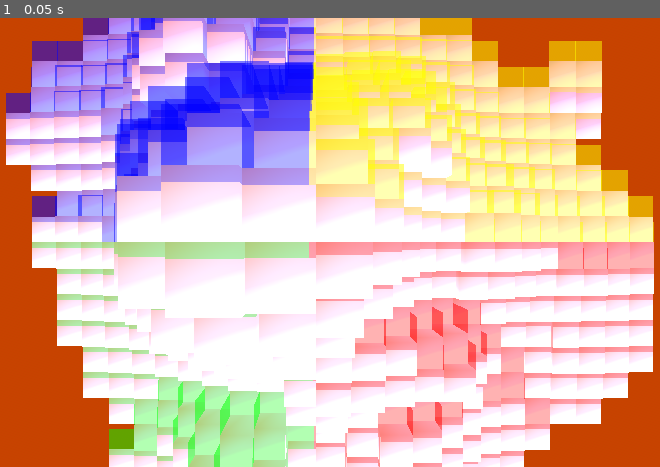
Above: before the commit, frame 1.
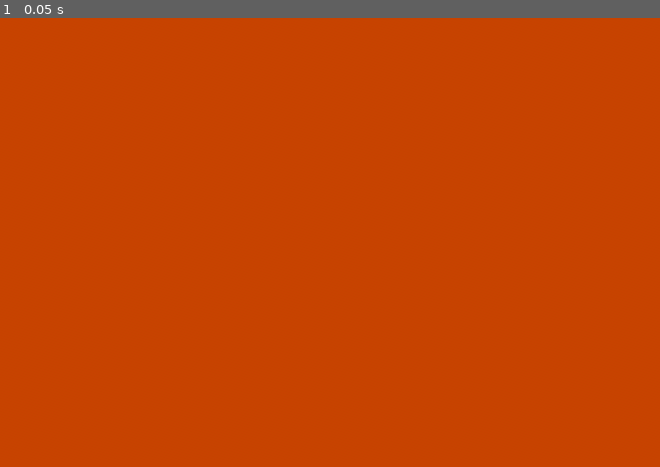
Above: after the commit, the same moment.

Repository: albusdemens/mangrove
Game: Godot game, scene res://scene_2.tscn
Same seed, same stepped clock (60 frames per second), same inputs: the game is played once before the commit and once after it.
Inputs:
- Up to frame 1 (0.05 s): no input

The runs differ from the first frame. In frame 1, 84% of the frame differs, in the area x 0-100%, y 0-100%.

Commit message:
<add>:: added script to split mountain in 4

Diff:
--- /dev/null
+++ b/scenes/scene2/mountain.gd
@@ -0,0 +1,2 @@
+@tool
+extends "res://scripts/MountainQuadrants.gd"
--- a/scenes/scene2/scene_2.tscn
+++ b/scenes/scene2/scene_2.tscn
@@ -1,49 +1,8 @@
-[gd_scene load_steps=10 format=3 uid="uid://c8e6c3t2yj84p"]
+[gd_scene load_steps=9 format=3 uid="uid://c8e6c3t2yj84p"]
 
 [ext_resource type="ArrayMesh" uid="uid://d1vs8udvi0obh" path="res://models/godot_mountain.obj" id="2_ogt5y"]
 [ext_resource type="Shader" uid="uid://babp71s1wsreb" path="res://shaders/scene_2.gdshader" id="2_oq54p"]
-[ext_resource type="Script" uid="uid://b1mhbl4fwl2g7" path="res://scripts/MountainQuadrants.gd" id="3_oq54p"]
-
-[sub_resource type="GDScript" id="GDScript_ogt5y"]
-script/source = "extends Node3D
-
-func _ready():
-	var mountain = $Mountain  # Adjust to match your node path
-
-	# Create a new shader material
-	var material = ShaderMaterial.new()
-	var shader = Shader.new()
-
-	# Define shader with origin adjustment
-	shader.code = \"\"\"
-shader_type spatial;
-
-void fragment() {
-	// Get vertex position relative to model center
-	vec3 pos = VERTEX;
-
-	// Create quadrants with very clear colors
-	if (pos.x < 0.0 && pos.z < 0.0) {
-		ALBEDO = vec3(1.0, 0.0, 0.0); // Pure red
-	} else if (pos.x >= 0.0 && pos.z < 0.0) {
-		ALBEDO = vec3(0.0, 1.0, 0.0); // Pure green
-	} else if (pos.x < 0.0 && pos.z >= 0.0) {
-		ALBEDO = vec3(0.0, 0.0, 1.0); // Pure blue
-	} else {
-		ALBEDO = vec3(1.0, 1.0, 0.0); // Yellow
-	}
-}
-\"\"\"
-
-	# Assign shader to material
-	material.shader = shader
-
-	# Apply material to mountain mesh
-	mountain.material_override = material
-
-	# Debug message
-	print(\"Applied quadrant shader with pure colors\")
-"
+[ext_resource type="Script" uid="uid://1m8jngj6ycxg" path="res://mountain.gd" id="3_oq54p"]
 
 [sub_resource type="ProceduralSkyMaterial" id="ProceduralSkyMaterial_ogt5y"]
 sky_top_color = Color(1, 0.960784, 0.619608, 1)
@@ -76,7 +35,6 @@
 shader_parameter/contour_thickness = 0.005
 
 [node name="Scene2" type="Node3D"]
-script = SubResource("GDScript_ogt5y")
 
 [node name="WorldEnvironment" type="WorldEnvironment" parent="."]
 environment = SubResource("Environment_8dwar")
@@ -99,6 +57,7 @@
 
 [node name="Mountain" type="MeshInstance3D" parent="."]
 transform = Transform3D(20, 0, 0, 0, 2.38498e-07, 20, 0, -20, 2.38498e-07, 0, 0, 0)
+visible = false
 material_override = SubResource("StandardMaterial3D_3r24c")
 material_overlay = SubResource("ShaderMaterial_c5w0c")
 mesh = ExtResource("2_ogt5y")
--- a/scenes/scene2/scripts/MountainQuadrants.gd
+++ b/scenes/scene2/scripts/MountainQuadrants.gd
@@ -1,3 +1,4 @@
+@tool  # Add this at the very top
 extends MeshInstance3D
 
 @export var band1_normal: Vector3 = Vector3(1, 0, 0).normalized()
@@ -16,6 +17,19 @@
 
 func _ready():
 	find_highest_point()
+	apply_quadrant_overlay()
+
+# Add this to update when exported properties change in editor
+func _validate_property(property):
+	if property.name in ["band1_normal", "band2_normal", "overlay_opacity"]:
+		if Engine.is_editor_hint():
+			call_deferred("recreate_overlay")
+
+# Add this to recreate overlay when properties change
+func recreate_overlay():
+	var overlay = find_child("QuadrantOverlay")
+	if overlay:
+		overlay.queue_free()
 	apply_quadrant_overlay()
 
 func find_highest_point():
@@ -46,10 +60,6 @@
 				if world_pos.y > highest_y:
 					highest_y = world_pos.y
 					highest_point = world_pos
-
-			print("Highest point found at: ", highest_point)
-		else:
-			print("No vertices found in mesh")
 
 func apply_quadrant_overlay():
 	var overlay = MeshInstance3D.new()
@@ -102,7 +112,10 @@
 	overlay.position += Vector3(0, 0.02, 0)
 
 	add_child(overlay)
-	print("Added quadrant overlay")
+
+	# Make visible in editor
+	if Engine.is_editor_hint():
+		overlay.owner = get_tree().edited_scene_root
 
 func get_quadrant(world_position: Vector3) -> int:
 	var local_pos = global_transform.inverse() * world_position
--- /dev/null
+++ b/scenes/scene2/scripts/QuadrantsLookAndLogic.gd
@@ -0,0 +1,214 @@
+@tool
+extends Node3D
+
+# Configurable stripe properties
+@export var stripe_color: Color = Color(1.0, 1.0, 1.0, 0.8)  # White with transparency
+@export var stripe_width: float = 0.2  # Width of the stripe lines
+@export var quadrant_colors: Dictionary = {
+	"northwest": Color(1.0, 0.0, 0.0, 0.3),   # Red
+	"northeast": Color(0.0, 1.0, 0.0, 0.3),   # Green
+	"southwest": Color(0.0, 0.0, 1.0, 0.3),   # Blue
+	"southeast": Color(1.0, 1.0, 0.0, 0.3)    # Yellow
+}
+@export var show_quadrant_overlays: bool = true
+@export var show_labels: bool = true
+
+# Store quadrant information
+var quadrants = {}
+var mountain_top_y = 0.0
+var center_x = 0.0
+var center_z = 0.0
+
+# Visual elements for quadrants
+var quadrant_visuals = {}
+
+func _ready():
+	setup_quadrants()
+	create_visual_separators()
+
+func setup_quadrants():
+	# Get the mountain's bounding box
+	var mountain = $Mountain
+	if not mountain or not mountain.mesh:
+		return  # Safety check for editor
+
+	var aabb = mountain.mesh.get_aabb()
+	mountain_top_y = aabb.end.y
+	center_x = aabb.get_center().x
+	center_z = aabb.get_center().z
+
+	# Define quadrant boundaries
+	quadrants["northwest"] = {
+		"min_x": aabb.position.x,
+		"max_x": center_x,
+		"min_z": aabb.position.z,
+		"max_z": center_z
+	}
+
+	quadrants["northeast"] = {
+		"min_x": center_x,
+		"max_x": aabb.end.x,
+		"min_z": aabb.position.z,
+		"max_z": center_z
+	}
+
+	quadrants["southwest"] = {
+		"min_x": aabb.position.x,
+		"max_x": center_x,
+		"min_z": center_z,
+		"max_z": aabb.end.z
+	}
+
+	quadrants["southeast"] = {
+		"min_x": center_x,
+		"max_x": aabb.end.x,
+		"min_z": center_z,
+		"max_z": aabb.end.z
+	}
+
+func create_visual_separators():
+	# Create a material for the divider lines
+	var line_material = StandardMaterial3D.new()
+	line_material.albedo_color = stripe_color
+	line_material.shading_mode = BaseMaterial3D.SHADING_MODE_UNSHADED
+
+	# Get mountain bounds for line sizing
+	var mountain = $Mountain
+	if not mountain or not mountain.mesh:
+		return
+
+	var aabb = mountain.mesh.get_aabb()
+	var size_x = aabb.size.x * 1.2  # Make lines 20% longer than mountain
+	var size_z = aabb.size.z * 1.2
+
+	# Create vertical line (North-South)
+	var vertical_line = MeshInstance3D.new()
+	var vertical_mesh = BoxMesh.new()
+	vertical_mesh.size = Vector3(stripe_width, 0.1, size_z)
+	vertical_line.mesh = vertical_mesh
+	vertical_line.material_override = line_material
+	vertical_line.position = Vector3(center_x, mountain_top_y + 0.05, center_z)
+	add_child(vertical_line)
+
+	# Make it visible in editor
+	if Engine.is_editor_hint():
+		vertical_line.owner = get_tree().edited_scene_root
+
+	# Create horizontal line (East-West)
+	var horizontal_line = MeshInstance3D.new()
+	var horizontal_mesh = BoxMesh.new()
+	horizontal_mesh.size = Vector3(size_x, 0.1, stripe_width)
+	horizontal_line.mesh = horizontal_mesh
+	horizontal_line.material_override = line_material
+	horizontal_line.position = Vector3(center_x, mountain_top_y + 0.05, center_z)
+	add_child(horizontal_line)
+
+	# Make it visible in editor
+	if Engine.is_editor_hint():
+		horizontal_line.owner = get_tree().edited_scene_root
+
+	# Create quadrant overlays if enabled
+	if show_quadrant_overlays:
+		create_quadrant_overlays()
+
+func create_quadrant_overlays():
+	# Clear existing overlays
+	for quad_name in quadrant_visuals:  # Changed from "name" to "quad_name"
+		if quadrant_visuals[quad_name]:
+			quadrant_visuals[quad_name].queue_free()
+	quadrant_visuals.clear()
+
+	for quadrant_name in quadrants:
+		var q = quadrants[quadrant_name]
+
+		# Create a quad mesh for the quadrant overlay
+		var overlay = MeshInstance3D.new()
+		var mesh = PlaneMesh.new()
+
+		# Calculate size
+		var width = abs(q.max_x - q.min_x)
+		var depth = abs(q.max_z - q.min_z)
+		mesh.size = Vector2(width, depth)
+
+		# Create material
+		var material = StandardMaterial3D.new()
+		material.albedo_color = quadrant_colors.get(quadrant_name, Color.GRAY)
+		material.transparency = BaseMaterial3D.TRANSPARENCY_ALPHA
+		material.shading_mode = BaseMaterial3D.SHADING_MODE_UNSHADED
+
+		overlay.mesh = mesh
+		overlay.material_override = material
+
+		# Position at center of quadrant
+		var center_pos = Vector3(
+			(q.min_x + q.max_x) / 2,
+			mountain_top_y + 0.02,
+			(q.min_z + q.max_z) / 2
+		)
+		overlay.position = center_pos
+		overlay.rotate_x(deg_to_rad(-90))
+
+		add_child(overlay)
+
+		# Make visible in editor
+		if Engine.is_editor_hint():
+			overlay.owner = get_tree().edited_scene_root
+
+		quadrant_visuals[quadrant_name] = overlay
+
+		# Add labels if enabled
+		if show_labels:
+			var label = Label3D.new()
+			label.text = quadrant_name
+			label.position = center_pos + Vector3(0, 5, 0)
+			label.billboard = BaseMaterial3D.BILLBOARD_ENABLED
+			label.outline_size = 10
+			label.outline_modulate = Color.BLACK
+			label.font_size = 20
+			add_child(label)
+
+			# Make visible in editor
+			if Engine.is_editor_hint():
+				label.owner = get_tree().edited_scene_root
+
+# Function to update visuals when editor properties change
+func _validate_property(property):
+	if property.name in ["stripe_color", "stripe_width", "quadrant_colors", "show_quadrant_overlays", "show_labels"]:
+		if Engine.is_editor_hint():
+			# Rebuild visuals when properties change
+			call_deferred("rebuild_visuals")
+
+func rebuild_visuals():
+	# Clear existing visuals
+	for child in get_children():
+		if child is MeshInstance3D or child is Label3D:
+			child.queue_free()
+
+	create_visual_separators()
+
+# Function to get quadrant at position (for gameplay use)
+func get_quadrant_at_position(pos: Vector3) -> String:
+	for quadrant_name in quadrants:
+		var q = quadrants[quadrant_name]
+		if pos.x >= q.min_x and pos.x <= q.max_x and pos.z >= q.min_z and pos.z <= q.max_z:
+			return quadrant_name
+	return ""  # Not in any quadrant
+
+# Function to move character to their quadrant
+func move_character_to_quadrant(character, character_type):
+	var target_quadrant
+	match character_type:
+		"type1": target_quadrant = "northwest"
+		"type2": target_quadrant = "northeast"
+		"type3": target_quadrant = "southwest"
+		"type4": target_quadrant = "southeast"
+
+	# Get center of target quadrant
+	var q = quadrants[target_quadrant]
+	var target_position = Vector3(
+		(q.min_x + q.max_x) / 2,
+		mountain_top_y,
+		(q.min_z + q.max_z) / 2
+	)
+
+	character.move_to(target_position)
Not shown, added: scenes/scene2/mountain.gd.uid
Not shown, added: scenes/scene2/scripts/QuadrantsLookAndLogic.gd.uid
Not shown, changed: .gitignore
Not shown, changed: README.md
Not shown, removed: notebooks/TopView.ipynb
Not shown, added: notebooks/debug_mountain_gap.py
Not shown, added: notebooks/mountain_slice.py
